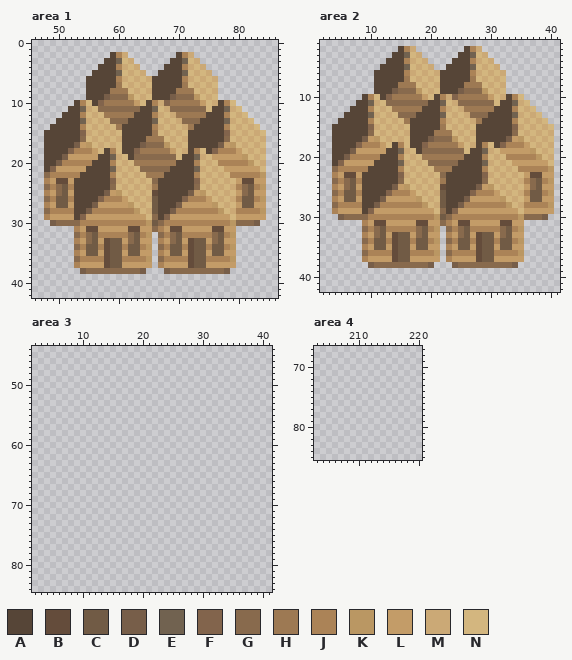
A pixel-art file gets an edit: colony/structure.ase. That is the earlier state.
320x200 pixels, 1 frame. Colours within 5 levels of each other are drawn and written as one. Shown: area 1: x 46..86, y 0..42; area 2: x 2..41, y 1..42; area 3: x 2..41, y 44..84; area 4: x 203..220, y 67..85. The commit also changed other parts of the picture, which this record leaves out.
Visible layers, top first: "palette", "walls", "houses".
Palette (. is transparent): A #564537  B #644c3b  C #715b45  D #775e49  E #716250  F #82644c  G #886a4d  H #9d7953  J #ab8357  K #ba9763  L #c39c68  M #cba976  N #d3b67f
Pixels before, area 1, first column x 48:
 2 ...........AJM........AJM............
 3 ..........AAENM......AAENM...........
 4 .........AAAJMNM....AAAJMNM..........
 5 ........AAAAENMNM..AAAAENMNM.........
 6 .......AAAAAJMNMNMAAAAAJMNMNM........
 7 .......AAAAAHNMNMNAAAAAHNMNMN........
 8 .......AAAAHHHNMNMAAAAHHHNMNM........
 9 .......AAADGGGKNMNAAADGGGKNMN........
10 .....AJNAFHHHHHLNAJMFHHHHHLNMAJN.....
11 ....AAEMNGGGGGGGAAENMGGGGGGNAAEMN....
12 ...AAAJNMNHHHHHAAAJMNMHHHHHAAAJNMN...
13 ..AAAAEMNMNGGGAAAAENMNMGGGAAAAEMNMN..
14 .AAAAAJNMNMNHAAAAAJMNMNMHAAAAAJNMNMN.
15 AAAAAAFMNMNMNAAAAAHNMNMNAAAAAAFMNMNMN
16 AAAAAAGNMNMNMAAAAHHHNMNMAAAAAAGNMNMNM
17 AAAAADLKNMNMNAAADGGGKNMNAAAAADLKNMNMN
18 AAAAFJJJLNAJNAAFHHHHHLNMAJNAFJJJLNMNM
19 AAADLLLLLAAEMNAGGGGGGGNAAEMNLLLLLKNMN
20 AADJJJJJAAAJNMNHHHHHHHAAAJNMNJJJJJKNM
21 AFLLLLLAAAAEMNMNGGGGGAAAAEMNMNLLLLLLN
22 GJJJJJAAAAAJNMNMNHHHAAAAAJNMNMNJJJJJK
23 JLBBLAAAAAAFMNMNMNGAAAAAAFMNMNMNLBBLL
24 GJGCJAAAAAAGNMNMNMHAAAAAAGNMNMNMJGCJK
25 JLGCLAAAAADLKNMNMNBAAAAADLKNMNMNLGCLL
26 GJCCJAAAAFJJJLNMNMCAAAAFJJJLNMNMJCCJK
27 JLCCLAAADLLLLLKNMNCAAADLLLLLKNMNLCCLL
28 GJJJJAADJJJJJJJKNMCAADJJJJJJJKNMJJJJK
29 JLLLLAFLLLLLLLLLLNGAFLLLLLLLLLLNLLLLL
30 .DGGGGJJJJJJJJJJJKCGJJJJJJJJJJJKGGGD.
31 .....JLBBLLLLLBBLLGJLBBLLLLLBBLL.....
32 .....GJGCJJJJJGCJK.GJGCJJJJJGCJK.....
33 .....JLGCLBCCLGCLL.JLGCLBCCLGCLL.....
34 .....GJCCJBCCJCCJK.GJCCJBCCJCCJK.....
35 .....JLCCLBCCLCCLL.JLCCLBCCLCCLL.....
36 .....GJJJJBCCJJJJK.GJJJJBCCJJJJK.....
37 .....JLLLLBCCLLLLL.JLLLLBCCLLLLL.....
38 ......DGGGGGGGGGD...DGGGGGGGGGD......
Pixels before, area 2, first column x 4:
 2 ...........AJM........AJM............
 3 ..........AAENM......AAENM...........
 4 .........AAAJMNM....AAAJMNM..........
 5 ........AAAAENMNM..AAAAENMNM.........
 6 .......AAAAAJMNMNMAAAAAJMNMNM........
 7 .......AAAAAHNMNMNAAAAAHNMNMN........
 8 .......AAAAHHHNMNMAAAAHHHNMNM........
 9 .......AAADGGGKNMNAAADGGGKNMN........
10 .....AJNAFHHHHHLNAJMFHHHHHLNMAJN.....
11 ....AAEMNGGGGGGGAAENMGGGGGGNAAEMN....
12 ...AAAJNMNHHHHHAAAJMNMHHHHHAAAJNMN...
13 ..AAAAEMNMNGGGAAAAENMNMGGGAAAAEMNMN..
14 .AAAAAJNMNMNHAAAAAJMNMNMHAAAAAJNMNMN.
15 AAAAAAFMNMNMNAAAAAHNMNMNAAAAAAFMNMNMN
16 AAAAAAGNMNMNMAAAAHHHNMNMAAAAAAGNMNMNM
17 AAAAADLKNMNMNAAADGGGKNMNAAAAADLKNMNMN
18 AAAAFJJJLNAJNAAFHHHHHLNMAJNAFJJJLNMNM
19 AAADLLLLLAAEMNAGGGGGGGNAAEMNLLLLLKNMN
20 AADJJJJJAAAJNMNHHHHHHHAAAJNMNJJJJJKNM
21 AFLLLLLAAAAEMNMNGGGGGAAAAEMNMNLLLLLLN
22 GJJJJJAAAAAJNMNMNHHHAAAAAJNMNMNJJJJJK
23 JLBBLAAAAAAFMNMNMNGAAAAAAFMNMNMNLBBLL
24 GJGCJAAAAAAGNMNMNMHAAAAAAGNMNMNMJGCJK
25 JLGCLAAAAADLKNMNMNBAAAAADLKNMNMNLGCLL
26 GJCCJAAAAFJJJLNMNMCAAAAFJJJLNMNMJCCJK
27 JLCCLAAADLLLLLKNMNCAAADLLLLLKNMNLCCLL
28 GJJJJAADJJJJJJJKNMCAADJJJJJJJKNMJJJJK
29 JLLLLAFLLLLLLLLLLNGAFLLLLLLLLLLNLLLLL
30 .DGGGGJJJJJJJJJJJKCGJJJJJJJJJJJKGGGD.
31 .....JLBBLLLLLBBLLGJLBBLLLLLBBLL.....
32 .....GJGCJJJJJGCJK.GJGCJJJJJGCJK.....
33 .....JLGCLBCCLGCLL.JLGCLBCCLGCLL.....
34 .....GJCCJBCCJCCJK.GJCCJBCCJCCJK.....
35 .....JLCCLBCCLCCLL.JLCCLBCCLCCLL.....
36 .....GJJJJBCCJJJJK.GJJJJBCCJJJJK.....
37 .....JLLLLBCCLLLLL.JLLLLBCCLLLLL.....
38 ......DGGGGGGGGGD...DGGGGGGGGGD......
New version:
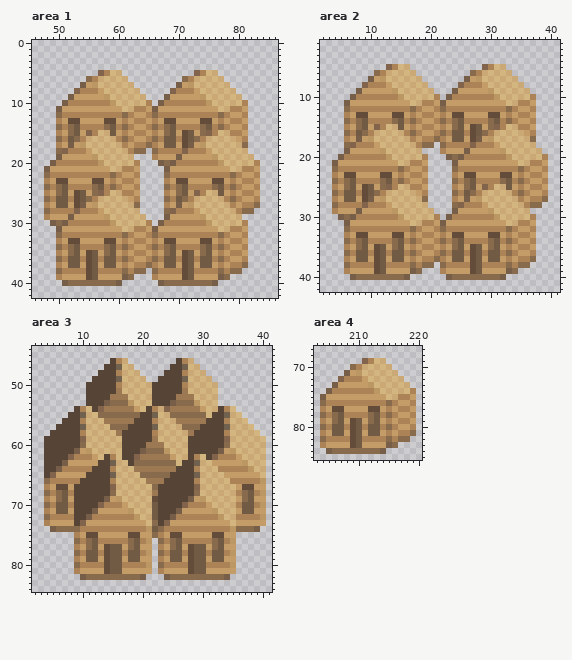
Difference:
Changed rows in their new state; - is an unchanged pixel.
Area 1, layer "houses":
first column x 48:
 2 -----------...--------...------------
 3 ----------.....------.....-----------
 4 ---------.......----.......----------
 5 --------.FJNM....--......FJNM--------
 6 -------GJMNMN-.........GJMNMNM-------
 7 ------DLKNMNM--.......DLKNMNMNM------
 8 -----FJJJLNMNM--.....FJJJLNMNMNM-----
 9 ----DLLLLLKNMNM--...DLLLLLKNMNMNM----
10 ---DJJ-JJJJKNMNM-J.DJJJJJJJKNMNMNJ---
11 --DLLLLLLLLLLNMJJLDLLLLLLLLLLNMJJL---
12 --GJJJ-JJJJJJGJLLJGJJJJJJJJJJG-LLJ---
13 --JLBBLLLLBBLJLJJLJLBBLLLLBBLJLJJL.--
14 -.GJGC-JJJGCJGJLLJGJGCJJJJGCJG-LLJ..-
15 ..JLGCLFJNMCLJLJJLJLGCLBCLGFJNMJJL...
16 ..GJCGJMNMNMJGJLLJGJCCJBCGJMNMNMLJ...
17 ..JLDLKNMNMNMJLJJ-JLCCLBDLKNMNMNMG...
18 ..GFJ--LNMNM-MJGG.GJJJJFJ-JLNMNMNM...
19 ..DL----KNMN--M...JLLLDLLLLLKNMNMNM..
20 .DJ-----JKNM---J...DGDJJJ-JJJKNMNMNJ.
21 DL-----LLLLN-JJL....DLLLLLLLLL-NMJJ-.
22 ------JJJJJGJLLJ....GJJJJ-JJJJJG-LL-.
23 -----LLLBBLJLJJL....JLBBLLLLBBLJ-JJ-.
24 -----JJJGCJ-JLLJ....GJGCJJJJGCJG-LL-.
25 -----BCLGFJNMJJL....JLGCLFJ--CLJ-JJ-.
26 -----BCGJMNMNMLJ....GJCG-MNM--JG-LL-.
27 -----BDLKNMNMNMG....JL--KNMNM--J-JJG.
28 -----FJJ-LNMNMNM....GF---LNMNM---GG..
29 ----DLL---KNMNMNM...D-----KNMNM-M....
30 ---DJJ-----KNMNMNJ.D-------KNMNMNJ..-
31 --DLLL-LL----NMJJ-DL-LL-----LNMJJL---
32 --GJJJ-JJ----GJLLJGJ-JJ-----JG-LLJ---
33 --JLBB-LL--BLJLJJ-JLBBL-LLBBLJ-JJL---
34 --GJGC-JJ-G-JGJLLJGJG-J-JJGCJG-LLJ---
35 --JLGC-B--G-LJLJJ-JLG-LBCLGCLJ-JJL---
36 --GJCC-BC-C-JG-LLJGJCC-BCJ-C-G-LLJ---
37 --JLCC-BC-C-LJ-JJGJLCC-BCL-C-J-JJG---
38 --GJJJJBCJJJJ-J-G-GJJJJBCJJJJ-JGG----
39 --JLLLLBCLLLLDG---JLLLLBCLLLLDG------
40 ---DGGGGGGGGD------DGGGGGGGGD--------
Area 2, layer "houses":
first column x 4:
 2 -----------...--------...------------
 3 ----------.....------.....-----------
 4 ---------.......----.......----------
 5 --------.FJNM....--......FJNM--------
 6 -------GJMNMN-.........GJMNMNM-------
 7 ------DLKNMNM--.......DLKNMNMNM------
 8 -----FJJJLNMNM--.....FJJJLNMNMNM-----
 9 ----DLLLLLKNMNM--...DLLLLLKNMNMNM----
10 ---DJJ-JJJJKNMNM-J.DJJJJJJJKNMNMNJ---
11 --DLLLLLLLLLLNMJJLDLLLLLLLLLLNMJJL---
12 --GJJJ-JJJJJJGJLLJGJJJJJJJJJJG-LLJ---
13 --JLBBLLLLBBLJLJJLJLBBLLLLBBLJLJJL.--
14 -.GJGC-JJJGCJGJLLJGJGCJJJJGCJG-LLJ..-
15 ..JLGCLFJNMCLJLJJLJLGCLBCLGFJNMJJL...
16 ..GJCGJMNMNMJGJLLJGJCCJBCGJMNMNMLJ...
17 ..JLDLKNMNMNMJLJJ-JLCCLBDLKNMNMNMG...
18 ..GFJ--LNMNM-MJGG.GJJJJFJ-JLNMNMNM...
19 ..DL----KNMN--M...JLLLDLLLLLKNMNMNM..
20 .DJ-----JKNM---J...DGDJJJ-JJJKNMNMNJ.
21 DL-----LLLLN-JJL....DLLLLLLLLL-NMJJ-.
22 ------JJJJJGJLLJ....GJJJJ-JJJJJG-LL-.
23 -----LLLBBLJLJJL....JLBBLLLLBBLJ-JJ-.
24 -----JJJGCJ-JLLJ....GJGCJJJJGCJG-LL-.
25 -----BCLGFJNMJJL....JLGCLFJ--CLJ-JJ-.
26 -----BCGJMNMNMLJ....GJCG-MNM--JG-LL-.
27 -----BDLKNMNMNMG....JL--KNMNM--J-JJG.
28 -----FJJ-LNMNMNM....GF---LNMNM---GG..
29 ----DLL---KNMNMNM...D-----KNMNM-M....
30 ---DJJ-----KNMNMNJ.D-------KNMNMNJ..-
31 --DLLL-LL----NMJJ-DL-LL-----LNMJJL---
32 --GJJJ-JJ----GJLLJGJ-JJ-----JG-LLJ---
33 --JLBB-LL--BLJLJJ-JLBBL-LLBBLJ-JJL---
34 --GJGC-JJ-G-JGJLLJGJG-J-JJGCJG-LLJ---
35 --JLGC-B--G-LJLJJ-JLG-LBCLGCLJ-JJL---
36 --GJCC-BC-C-JG-LLJGJCC-BCJ-C-G-LLJ---
37 --JLCC-BC-C-LJ-JJGJLCC-BCL-C-J-JJG---
38 --GJJJJBCJJJJ-J-G-GJJJJBCJJJJ-JGG----
39 --JLLLLBCLLLLDG---JLLLLBCLLLLDG------
40 ---DGGGGGGGGD------DGGGGGGGGD--------
Area 3, layer "houses":
first column x 4:
46 -----------AJM--------AJM------------
47 ----------AAENM------AAENM-----------
48 ---------AAAJMNM----AAAJMNM----------
49 --------AAAAENMNM--AAAAENMNM---------
50 -------AAAAAJMNMNMAAAAAJMNMNM--------
51 -------AAAAAHNMNMNAAAAAHNMNMN--------
52 -------AAAAHHHNMNMAAAAHHHNMNM--------
53 -------AAADGGGKNMNAAADGGGKNMN--------
54 -----AJNAFHHHHHLNAJMFHHHHHLNMAJN-----
55 ----AAEMNGGGGGGGAAENMGGGGGGNAAEMN----
56 ---AAAJNMNHHHHHAAAJMNMHHHHHAAAJNMN---
57 --AAAAEMNMNGGGAAAAENMNMGGGAAAAEMNMN--
58 -AAAAAJNMNMNHAAAAAJMNMNMHAAAAAJNMNMN-
59 AAAAAAFMNMNMNAAAAAHNMNMNAAAAAAFMNMNMN
60 AAAAAAGNMNMNMAAAAHHHNMNMAAAAAAGNMNMNM
61 AAAAADLKNMNMNAAADGGGKNMNAAAAADLKNMNMN
62 AAAAFJJJLNAJNAAFHHHHHLNMAJNAFJJJLNMNM
63 AAADLLLLLAAEMNAGGGGGGGNAAEMNLLLLLKNMN
64 AADJJJJJAAAJNMNHHHHHHHAAAJNMNJJJJJKNM
65 AFLLLLLAAAAEMNMNGGGGGAAAAEMNMNLLLLLLN
66 GJJJJJAAAAAJNMNMNHHHAAAAAJNMNMNJJJJJK
67 JLBBLAAAAAAFMNMNMNGAAAAAAFMNMNMNLBBLL
68 GJGCJAAAAAAGNMNMNMHAAAAAAGNMNMNMJGCJK
69 JLGCLAAAAADLKNMNMNBAAAAADLKNMNMNLGCLL
70 GJCCJAAAAFJJJLNMNMCAAAAFJJJLNMNMJCCJK
71 JLCCLAAADLLLLLKNMNCAAADLLLLLKNMNLCCLL
72 GJJJJAADJJJJJJJKNMCAADJJJJJJJKNMJJJJK
73 JLLLLAFLLLLLLLLLLNGAFLLLLLLLLLLNLLLLL
74 -DGGGGJJJJJJJJJJJKCGJJJJJJJJJJJKGGGD-
75 -----JLBBLLLLLBBLLGJLBBLLLLLBBLL-----
76 -----GJGCJJJJJGCJK-GJGCJJJJJGCJK-----
77 -----JLGCLBCCLGCLL-JLGCLBCCLGCLL-----
78 -----GJCCJBCCJCCJK-GJCCJBCCJCCJK-----
79 -----JLCCLBCCLCCLL-JLCCLBCCLCCLL-----
80 -----GJJJJBCCJJJJK-GJJJJBCCJJJJK-----
81 -----JLLLLBCCLLLLL-JLLLLBCCLLLLL-----
82 ------DGGGGGGGGGD---DGGGGGGGGGD------
Area 4, layer "houses":
first column x 204:
69 -------FJNM-----
70 -----GJMNMNM----
71 ----DLKNMNMNM---
72 ---FJJJLNMNMNM--
73 --DLLLLLKNMNMNM-
74 -DJJJJJJJKNMNMNJ
75 DLLLLLLLLLLNMJJL
76 GJJJJJJJJJJGJLLJ
77 JLBBLLLLBBLJLJJL
78 GJGCJJJJGCJGJLLJ
79 JLGCLBCLGCLJLJJL
80 GJCCJBCJCCJGJLLJ
81 JLCCLBCLCCLJLJJG
82 GJJJJBCJJJJGJGG-
83 JLLLLBCLLLLDG---
84 -DGGGGGGGGD-----
Changed places in both pictures, as pixel boxes (x1, y1, x2, y2):
changed: (44, 52, 266, 286)
changed: (332, 46, 554, 280)
added: (44, 358, 266, 580)
added: (320, 358, 416, 454)
